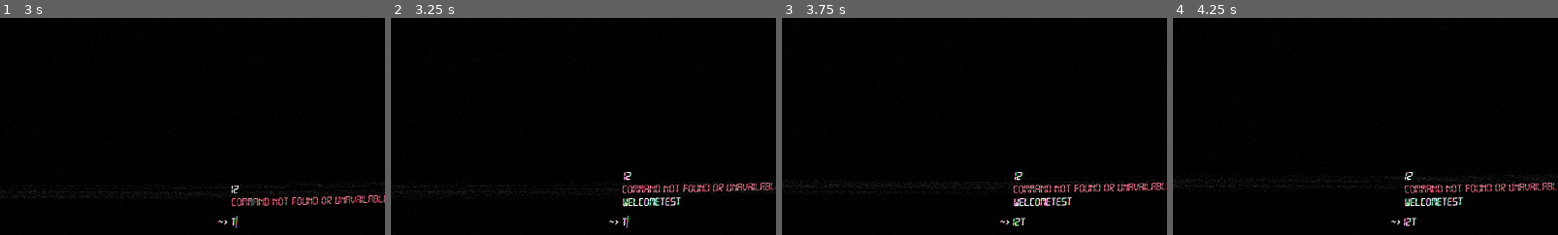
Above: before the commit, frames 1-4 (left to right).
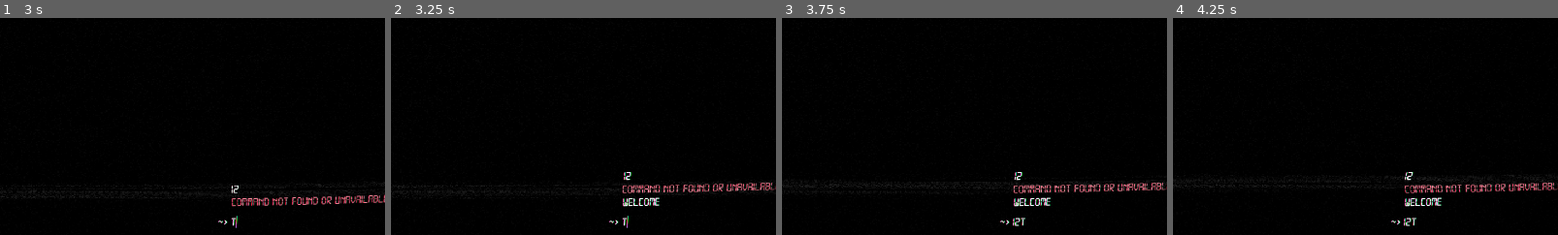
Above: after the commit, the same moments.

Repository: jwikiera/ggj23_root
Game: Godot game, scene res://Scenes/MainScene.tscn
Two runs of this game, one before a commit and one after it. Both use one fixed random seed, a clock stepped at 60 frames per second and the inputs below.
Inputs (mouse positions are % of the whole screen's width and height, from its top left):
- Up to frame 1 (3 s): click (88, 98) at 0.52 s; type "12" at 0.6 s; tap Enter at 1.25 s; move the mouse to (72, 45) at 1.27 s; hold Keypad 6 (num_right) 1.28-2.03 s; tap Tab (tabkey) at 1.35, 2.85 s; click (72, 45) at 1.42 s; move the mouse to (30, 55) at 2.02 s; hold Down (console_down) 2.03-2.78 s; tap T at 2.1 s; move the mouse to (60, 28) at 2.77 s; hold Keypad 6 (num_right) from 2.78 s (still down)
- Up to frame 2 (3.25 s): keep holding Keypad 6 (num_right)
- Up to frame 3 (3.75 s): move the mouse to (45, 70) at 3.52 s; release Keypad 6 (num_right) at 3.53 s; hold Up (console_up) from 3.53 s (still down); tap T at 3.6 s; click (45, 70) at 3.67 s
- Up to frame 4 (4.25 s): keep holding Up (console_up)
The pictures show only the part of the screen within x 42-92%, y 50-100%; the shares and areas given below are measured in that part.

Frame 1 is identical in both runs. In frame 2, 0.1% of the frame differs, in the area x 69-76%, y 82-87%; in frame 3, 0.1%; in frame 4, 0.1%.

Commit message:
transplanted Brandon's code, added some debug commands

Diff:
--- a/godot_project/Elements/Folder.gd
+++ b/godot_project/Elements/Folder.gd
@@ -214,15 +214,11 @@
 
 	return nb
 
-
-
-#	if direction == Commands.DIRS.DIR_UP:
-#		velocity.y = -64
-#	if direction == Commands.DIRS.DIR_DOWN:
-#		velocity.y = 64
-#	if direction == Commands.DIRS.DIR_LEFT:
-#		velocity.x = -64
-#	if direction == Commands.DIRS.DIR_RIGHT:
-#		velocity.x = 64
-#	move_and_collide(velocity)
-#	velocity = Vector2.ZERO
+func get_nb_folders()->int:
+	var nb = 0;
+	for i in range(children.size()):
+		if children[i].type==Element.Type.FOLDER:
+			nb += children[i].get_nb_folders()
+	nb+=1
+
+	return nb
--- /dev/null
+++ b/godot_project/Fonts/timer_font.tres
@@ -0,0 +1,7 @@
+[gd_resource type="DynamicFont" load_steps=2 format=2]
+
+[ext_resource path="res://Fonts/digital-7.ttf" type="DynamicFontData" id=1]
+
+[resource]
+size = 37
+font_data = ExtResource( 1 )
--- a/godot_project/Scenes/MainScene.tscn
+++ b/godot_project/Scenes/MainScene.tscn
@@ -1,8 +1,11 @@
-[gd_scene load_steps=8 format=2]
+[gd_scene load_steps=11 format=2]
 
 [ext_resource path="res://Scripts/MainScene.gd" type="Script" id=1]
 [ext_resource path="res://Scenes/square-16.png" type="Texture" id=2]
 [ext_resource path="res://Scenes/crt_shader.gd" type="Script" id=3]
+[ext_resource path="res://Fonts/timer_font.tres" type="DynamicFont" id=4]
+[ext_resource path="res://Assets/Interface/INTERFACE_success.png" type="Texture" id=5]
+[ext_resource path="res://Assets/Interface/INTERFACE_game_over.png" type="Texture" id=6]
 
 [sub_resource type="Shader" id=3]
 code = "shader_type canvas_item;
@@ -318,3 +321,30 @@
 margin_bottom = 1270.0
 texture = ExtResource( 2 )
 expand = true
+
+[node name="Timer" type="Label" parent="."]
+margin_left = 109.0
+margin_top = 998.0
+margin_right = 167.0
+margin_bottom = 1012.0
+custom_fonts/font = ExtResource( 4 )
+text = "testerino"
+
+[node name="NbSalles" type="Label" parent="."]
+margin_left = 505.0
+margin_top = 993.0
+margin_right = 545.0
+margin_bottom = 1031.0
+custom_fonts/font = ExtResource( 4 )
+
+[node name="EcranVictory" type="Sprite" parent="."]
+visible = false
+position = Vector2( 1020, 704 )
+scale = Vector2( 0.255, 0.312889 )
+texture = ExtResource( 5 )
+
+[node name="EcranGameOver" type="Sprite" parent="."]
+visible = false
+position = Vector2( 1020, 704 )
+scale = Vector2( 0.255, 0.313 )
+texture = ExtResource( 6 )
--- a/godot_project/Scripts/Commands.gd
+++ b/godot_project/Scripts/Commands.gd
@@ -7,6 +7,7 @@
 signal download(element)
 signal start_game()
 signal toggle_shader()
+signal restart()
 
 const DIRS = {
 	DIR_UP = 0,
@@ -125,6 +126,10 @@
 	if Globals.player.list_passwords.size()==0:
 		Globals.console.send_log("YELLOW:<No known passwords>")
 
+func command_all_passwords():
+	Globals.console.send_log("YELLOW:Known passwords:")
+	for i in range(Globals.passwords_dictionnary.keys().size()):
+		Globals.console.send_log("YELLOW:"+Globals.passwords_dictionnary[Globals.passwords_dictionnary.keys()[i]])
 
 func command_cd(password:String):
 	if not Globals.com_enabled('cd'):
@@ -183,6 +188,12 @@
 	Globals.console.send_log('Init complete')
 	Globals.enable_command('engage')
 
+func enable_base_commands():
+	Globals.enable_command('cd')
+	Globals.enable_command('move')
+	Globals.enable_command('download')
+	Globals.enable_command('restart')
+
 func command_engage():
 	if not Globals.com_enabled('engage'):
 		command_not_available()
@@ -192,9 +203,7 @@
 	Globals.console.send_log('...')
 	yield(get_tree().create_timer(0.4), "timeout")
 	Globals.console.send_log('Connection with sytem established')
-	Globals.enable_command('cd')
-	Globals.enable_command('move')
-	Globals.enable_command('download')
+	enable_base_commands()
 	emit_signal("start_game")
 
 func command_toggle_shader():
@@ -202,10 +211,8 @@
 
 func command_skip():
 	Globals.disable_command('engage')
-	Globals.disable_command('boot')
-	Globals.enable_command('cd')
-	Globals.enable_command('move')
-	Globals.enable_command('download')
+
+	enable_base_commands()
 	if not Globals.game_has_started:
 		emit_signal("start_game")
 
@@ -215,3 +222,15 @@
 		if Globals.com_enabled(command):
 			res += '\n   * ' + Globals._commands[command]['full_name']
 	Globals.console.send_log(res)
+
+func command_restart():
+	if not Globals.com_enabled('restart'):
+		command_not_available()
+		return
+	emit_signal("restart")
+
+func command_victory():
+	Globals.victory()
+
+func command_gameover():
+	Globals.game_over()
--- a/godot_project/Scripts/Console.gd
+++ b/godot_project/Scripts/Console.gd
@@ -125,7 +125,32 @@
 	if splitted_tlower.size()>1:
 		info1=splitted_tlower[1]
 
-	if tlower == "exit" or tlower == ":q":
+	##################
+	# DEBUG COMMANDS #
+	##################
+	if tlower == "skip":
+		Commands.command_skip()
+	elif tlower == "all_passwords":
+		Commands.command_all_passwords()
+	elif tlower == "restart":
+		Commands.command_restart()
+	elif tlower == "folder":
+		Commands.command_get_folder()
+	elif tlower == "victory":
+		Commands.command_victory()
+	elif tlower == "gameover":
+		Commands.command_gameover()
+	elif tlower == 'shader':
+		Commands.command_toggle_shader()
+	##################
+	# MISC COMMANDS  #
+	##################
+	elif tlower == "cursor":
+		Commands.command_toggle_cursor()
+	##################
+	# REAL COMMANDS  #
+	##################
+	elif tlower == "exit" or tlower == ":q":
 		Commands.command_exit()
 	elif tlower == "move":
 		Commands.command_move_incomplete()
@@ -139,8 +164,6 @@
 		Commands.command_right()
 	elif tlower.begins_with("cd"):
 		Commands.command_cd(info1)
-	elif tlower == "cursor":
-		Commands.command_toggle_cursor()
 	elif tlower == "passwords":
 		Commands.command_passwords()
 	elif tlower == "unzip":
@@ -153,12 +176,6 @@
 		Commands.command_boot()
 	elif tlower == 'engage':
 		Commands.command_engage()
-	elif tlower == 'shader':
-		Commands.command_toggle_shader()
-	elif tlower == "folder":
-		Commands.command_get_folder()
-	elif tlower == "skip":
-		Commands.command_skip()
 	else:
 		Commands.command_not_available()
 		Globals.play_error()
@@ -210,3 +227,6 @@
 		var key = ord(inp.as_text().to_lower())
 		if key >= 97 and key <= 122 or key >= 48 and key <= 57:
 			tab_hits = []
+
+func clear_history():
+	message_history.clear()
--- a/godot_project/Scripts/MainScene.gd
+++ b/godot_project/Scripts/MainScene.gd
@@ -1,15 +1,21 @@
 extends Node2D
 
+
+var ecran_victory: Sprite
+var ecran_game_over: Sprite
+var label_timer: Label
+var label_nb_salles: Label
 
 
 func print_welcome():
 	yield(get_tree().create_timer(3.0), "timeout")
 	if not Globals.has_greeted:
-		Globals.console.send_log("WelcomeTest")
+		Globals.console.send_log("Welcome")
 	yield(get_tree().create_timer(2.0), "timeout")
 	if not Globals.has_greeted:
 		Globals.console.send_log("CYAN:You are at your own 'help'")
 		Globals.has_greeted = true
+
 
 func _ready():
 	print("MainScene ready��")
@@ -20,13 +26,18 @@
 	Commands.connect("move", self, "_on_move_signal")
 	Commands.connect("change_dir", self, "_on_change_dir_signal")
 	Commands.connect("start_game", self, "_on_start_game_received")
-
-
-	#var folder_ = load("res://Elements/Folder.tscn")
-	#var folder = folder_.instance()
-
-
-
+	Commands.connect("restart", self, "_on_restart_received")
+	Globals.connect("victory", self, "_on_victory_received")
+	Globals.connect("game_over", self, "_on_game_over_received")
+
+	ecran_victory=get_node("EcranVictory")
+	ecran_game_over=get_node("EcranGameOver")
+	label_timer=get_node("Timer")
+	label_nb_salles=get_node("NbSalles")
+	ecran_victory.hide()
+	ecran_game_over.hide()
+	label_timer.hide()
+	label_nb_salles.hide()
 
 
 func _process(delta):
@@ -56,6 +67,16 @@
 			Globals.player.set_position(GridUtils.get_physical_coords_of_grid_index(Globals.current_folder, Globals.player_coords))
 
 	update()
+	label_timer.text = Globals.print_timer()
+	label_nb_salles.text = str(Globals.get_nb_visited_folders()) + "/" + str(Globals.get_nb_folders())
+
+
+func _on_victory_received():
+	ecran_victory.show()
+
+
+func _on_game_over_received():
+	ecran_game_over.show()
 
 
 ###########################
@@ -63,7 +84,6 @@
 ###########################
 
 func _on_change_dir_signal(new_folder:Folder, is_parent:bool):
-	Globals.console.send_log("received cd signal")
 	#placer joueur au bon endroit (étape 1)
 	if is_parent:
 		Globals.player_coords = Globals.current_folder.position_grid
@@ -89,6 +109,7 @@
 
 	print("Nombre de salle : " + str(Globals.get_nb_visited_folders()))
 
+
 ###########################
 # MOVE
 ###########################
@@ -121,6 +142,7 @@
 
 
 func _on_start_game_received():
+	print('Received start')
 	Globals.game_has_started = true
 
 	#Globals.intro_music.playing = false
@@ -134,6 +156,21 @@
 	GridUtils.scale_sprite_node(Globals.player.get_node("Sprite"), Globals.current_folder)
 	GridUtils.compensate_scale_pos(Globals.player.get_node("Sprite"), Globals.current_folder)
 	GridUtils.compensate_scale_pos(Globals.player.get_node("Sprite"), Globals.current_folder)
+	label_timer.show()
+	label_nb_salles.show()
+
+func _on_restart_received():
+	#remove_child(Globals.player)
+	Globals.player.queue_free()
+	print_welcome()
+	ecran_victory.hide()
+	ecran_game_over.hide()
+	label_timer.hide()
+	label_nb_salles.hide()
+
+	Globals.current_folder.delete_scene(self)
+	Globals.restart()
+
 
 ###########################
 # DRAWING
--- a/godot_project/Singletons/Globals.gd
+++ b/godot_project/Singletons/Globals.gd
@@ -1,4 +1,8 @@
 extends Node2D
+
+
+signal victory()
+signal game_over()
 
 
 var console
@@ -6,10 +10,12 @@
 var player_coords: Vector2
 var root: Folder # représente l'entièreté de la map
 var current_folder: Folder
-var timer_principal:float = 60 # en seconde
+var timer_maximal: float = 5*60
+var timer_principal: float = timer_maximal # en seconde
 var intro_music
 var error_sound
 
+var _grid_margin = 12
 var _console_width: float = 30 #(percentage)
 var console_color: Color = Color(0, 0, 0)
 var console_font: DynamicFont
@@ -19,9 +25,9 @@
 var has_greeted = false
 var game_has_started = false
 
-var _grid_margin = 12
-
 var passwords_dictionnary
+var has_succeeded: bool = false
+var has_failed: bool = false
 
 
 var COLORS = {
@@ -74,6 +80,10 @@
 		'enabled':false,
 		'full_name':"play"
 		},
+	'restart':{
+		'enabled': false,
+		'full_name':"restart"
+		},
 	'exit': {
 		'enabled':true,
 		'full_name':"exit"
@@ -88,6 +98,7 @@
 	return _commands.keys()
 
 func enable_command(command: String) -> void:
+	print('enabling command' + command)
 	_commands[command]['enabled'] = true
 
 func disable_command(command: String) -> void:
@@ -96,6 +107,11 @@
 func com_enabled(command: String) -> bool:
 	return _commands[command]['enabled']
 
+func restart_commands():
+	for command in _commands.keys():
+		_commands[command]['enabled']  = false
+	_commands['exit']['enabled'] = true
+	_commands['boot']['enabled'] = true
 
 func _ready():
 	print("Globals ready")
@@ -120,15 +136,61 @@
 	#root.print()
 
 func _process(delta):
-	timer_principal -= delta
-
-	if timer_principal<=0:
+	if game_has_started and not has_failed and not has_succeeded:
+		timer_principal -= delta
+
+	if timer_principal <= 0:
+		timer_principal = 0
 		game_over()
 
+	if current_folder == root:
+		victory()
+
+
+func victory():
+	if(not has_succeeded):
+		has_succeeded=true
+		yield(get_tree().create_timer(2.0), "timeout")
+		console.send_log('YELLOW:Root folder reached')
+		yield(get_tree().create_timer(1.3), "timeout")
+		console.send_log('...')
+		yield(get_tree().create_timer(1.5), "timeout")
+		console.send_log('YELLOW:Congratulations!')
+		yield(get_tree().create_timer(2.0), "timeout")
+		console.send_log("YELLOW:'RESTART' to play again")
+		emit_signal("victory")
+
+
+func restart():
+	print("Globals restart")
+	seed(seed_)
+	console.clear_history()
+	player = load("res://Player/Player.tscn").instance()
+	#retirer children de root
+	for i in root.children:
+		i.queue_free()
+	root.children=[]
+	#regenerer une map toute neuve
+	generate_sous_dossier(root)
+	generate_passwords_dictionnary()
+	restart_commands()
+	game_has_started = false
+	has_greeted = false
+	#mettre musique
+	timer_principal = timer_maximal
+	has_succeeded=false
+	has_failed=false
 
 
 func game_over():
-	pass
+	if(not has_failed):
+		has_failed = true
+		console.send_log('RED:TIME OUT')
+		yield(get_tree().create_timer(1.5), "timeout")
+		console.send_log('RED:GAME OVER !')
+		yield(get_tree().create_timer(2.0), "timeout")
+		console.send_log("RED:'RESTART' to play again")
+		emit_signal("game_over")
 
 func get_console_width() -> float:
 	return get_viewport().size.x / 100 * Globals._console_width
@@ -293,10 +355,13 @@
 		#joueur.current_folder = dossier
 		#joueur.position = Vecteur(0,0)
 
-func get_nb_visited_folders()->int:
+func get_nb_visited_folders() -> int:
 	return root.get_nb_visited_folders();
 
-func print_timer()->String:
+func get_nb_folders() -> int:
+	return root.get_nb_folders();
+
+func print_timer() -> String:
 	var secondes = int(timer_principal) % 60
 	var minutes = (int(timer_principal) - secondes)/60
 
Binary file added: godot_project/Assets/Interface/INTERFACE_CREDITS.png
Not shown, added: godot_project/Assets/Interface/INTERFACE_CREDITS.png.import
Binary file added: godot_project/Assets/Interface/INTERFACE_game_over.png
Not shown, added: godot_project/Assets/Interface/INTERFACE_game_over.png.import
Binary file added: godot_project/Assets/Interface/INTERFACE_menu.png
Not shown, added: godot_project/Assets/Interface/INTERFACE_menu.png.import
Binary file added: godot_project/Assets/Interface/INTERFACE_success.png
Not shown, added: godot_project/Assets/Interface/INTERFACE_success.png.import
Binary file added: godot_project/Assets/Interface/SMILEY.png
Not shown, added: godot_project/Assets/Interface/SMILEY.png.import
